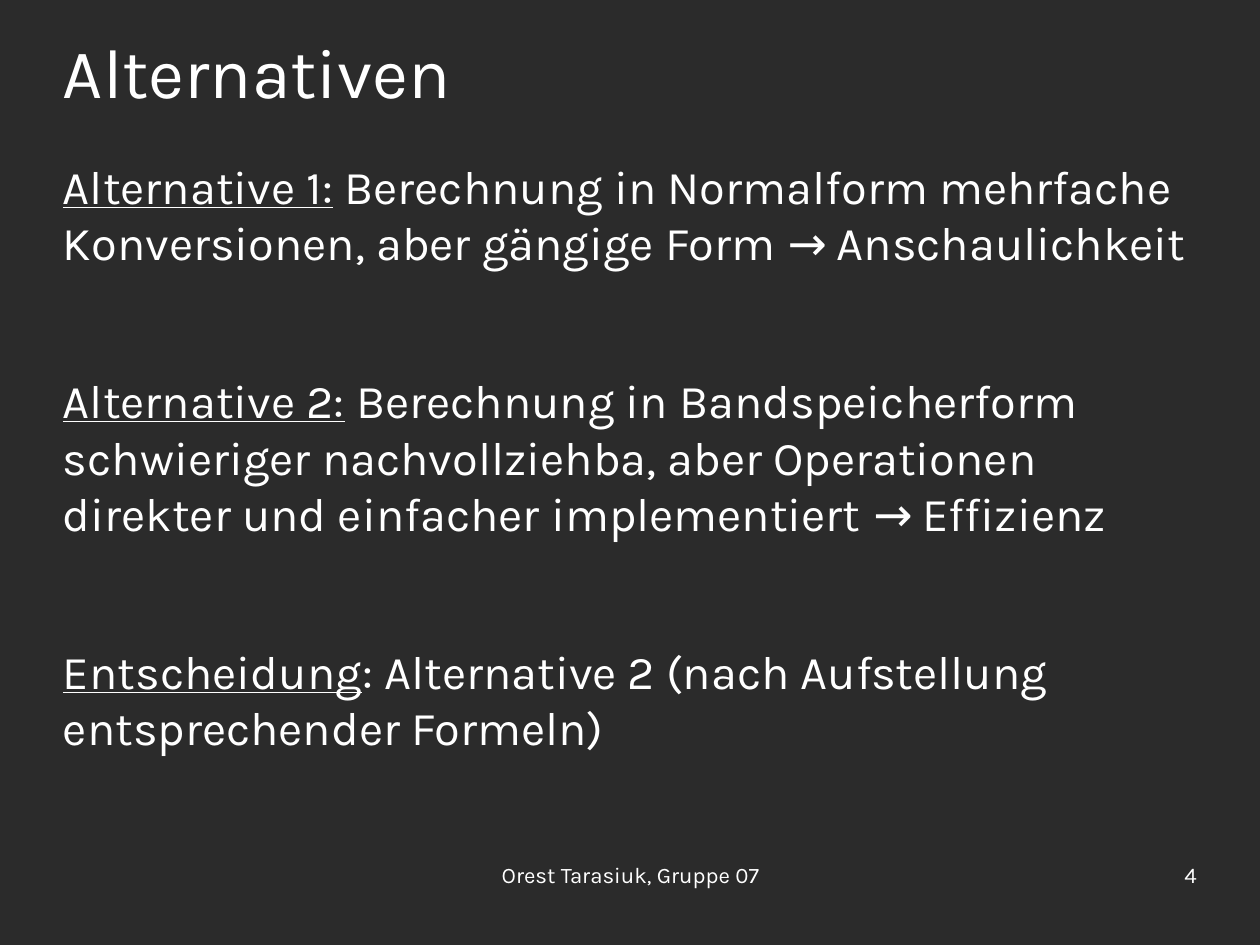
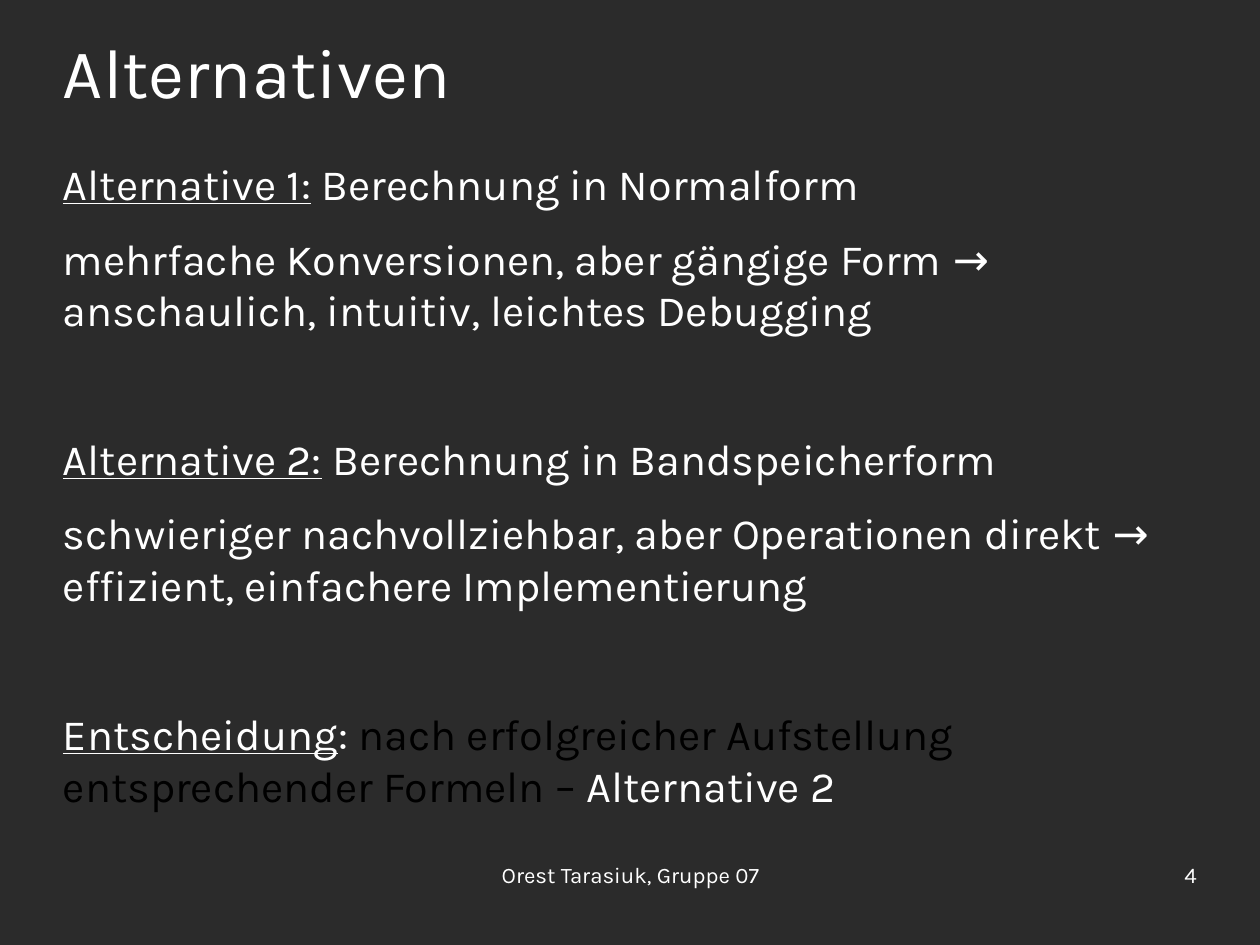
Before and after one commit to OrestTa/etip, a slide deck: slide 4 of Projekt2/Vortrag/vortrag2.odp. Drawn at 1260x945 pixels with LibreOffice and Linux fonts; fonts in the diff are those of the drawing; background and template pictures are left out; a plain dark background stands for a picture behind light text. Boxes give left, top, right and bottom in pixels: in the first picture for what was removed or moved away, otherwise in the second. Text is boxed around its words. In the diff, an @@ line names an element or a change of style, - is before the commit and + after.

```diff
--- a/Projekt2/Vortrag/vortrag2.odp
+++ b/Projekt2/Vortrag/vortrag2.odp
@@ text at [63, 170, 1101, 803]: text changed; size 29.6 to 27.2 pt @@
-Alternative 1: Berechnung in Normalform mehrfache Konversionen, aber gängige Form → Anschaulichkeit
-Alternative 2: Berechnung in Bandspeicherform schwieriger nachvollziehba, aber Operationen direkter und einfacher implementiert → Effizienz
-Entscheidung: Alternative 2 (nach Aufstellung entsprechender Formeln)
+Alternative 1: Berechnung in Normalform
+mehrfache Konversionen, aber gängige Form → anschaulich, intuitiv, leichtes Debugging
+Alternative 2: Berechnung in Bandspeicherform
+schwieriger nachvollziehbar, aber Operationen direkt → effizient, einfachere Implementierung
+Entscheidung: nach erfolgreicher Aufstellung entsprechender Formeln – Alternative 2
```
Also in this commit, not shown: 5 other slides changed, 2 slides added.
